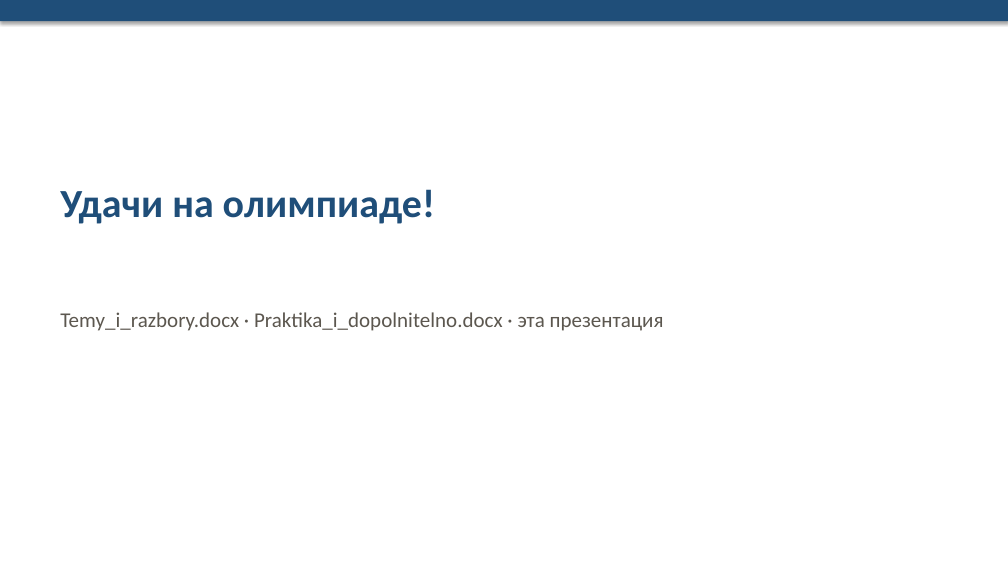
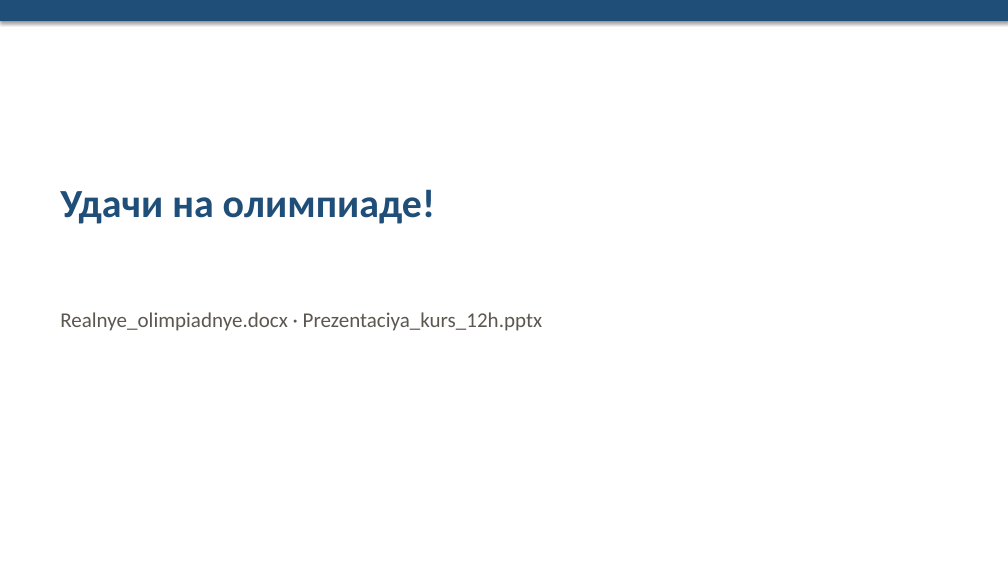
Before and after one commit to NastyaKL95/plan, a slide deck: slide 20 of informatika-mun-26-27/kurs-olimpiada-12h/office/Prezentaciya_kurs_12h.pptx (slide 19 before the commit). Drawn at 1008x567 pixels with LibreOffice and Linux fonts; fonts in the diff are those of the drawing. Boxes give left, top, right and bottom in pixels: in the first picture for what was removed or moved away, otherwise in the second. Text is boxed around its words. In the diff, an @@ line names an element or a change of style, - is before the commit and + after.

```diff
--- a/informatika-mun-26-27/kurs-olimpiada-12h/office/Prezentaciya_kurs_12h.pptx
+++ b/informatika-mun-26-27/kurs-olimpiada-12h/office/Prezentaciya_kurs_12h.pptx
@@ text at [60,312,543,331]: text changed @@
-Temy_i_razbory.docx · Praktika_i_dopolnitelno.docx · эта презентация
+Realnye_olimpiadnye.docx · Prezentaciya_kurs_12h.pptx
```
Also in this commit, not shown: 8 other slides changed, 5 slides added, 4 slides removed, 23 other files.
